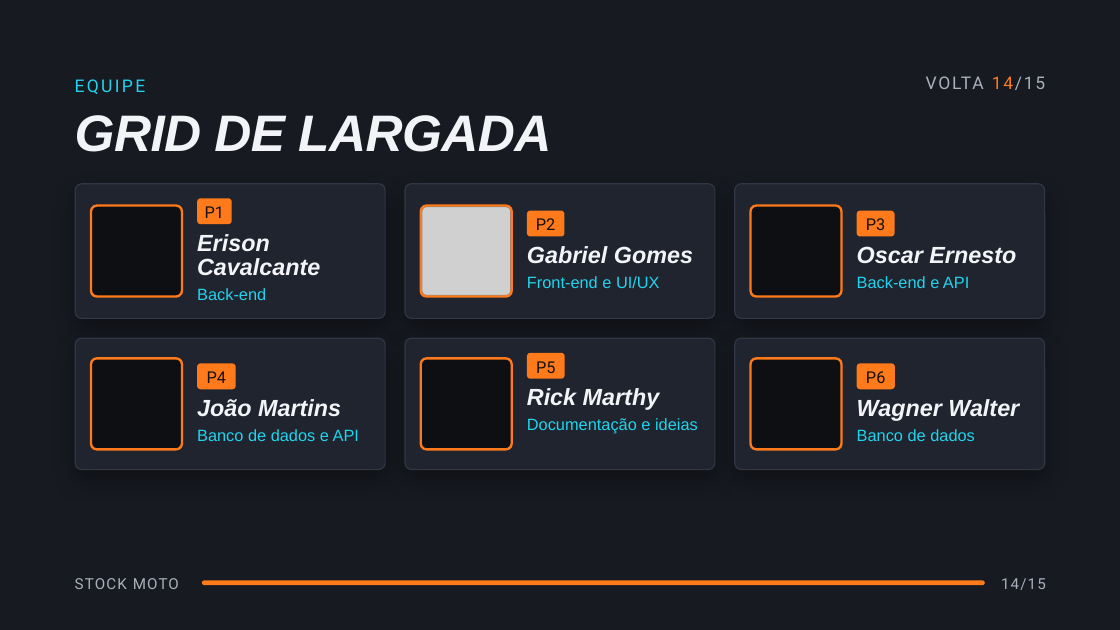
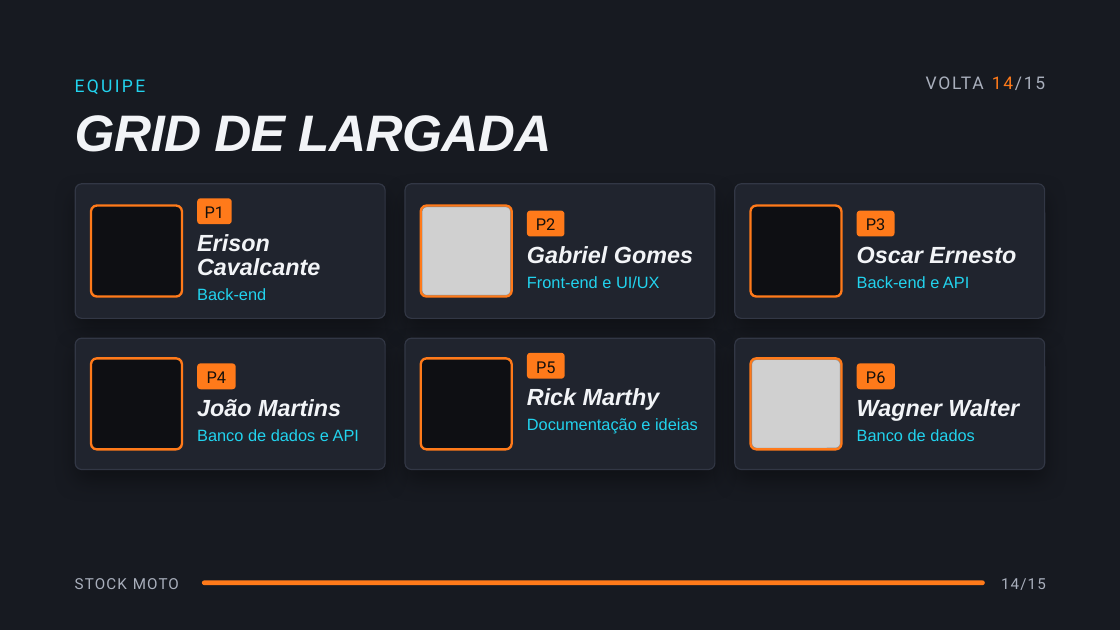
Before and after one commit to gabrielgomes2171-web/Stock-Moto-App, a slide deck: slide 14 of apresentacao/Stock Moto - Apresentacao com QR code.pptx. Drawn at 1120x630 pixels with LibreOffice and Linux fonts; fonts in the diff are those of the drawing; grey boxes stand for pictures; background and template pictures are left out. Boxes give left, top, right and bottom in pixels: in the first picture for what was removed or moved away, otherwise in the second. Text is boxed around its words. In the diff, an @@ line names an element or a change of style, - is before the commit and + after.

```diff
--- a/apresentacao/Stock Moto - Apresentacao com QR code.pptx
+++ b/apresentacao/Stock Moto - Apresentacao com QR code.pptx
@@ rounded rectangle at [751, 359, 842, 450]: fill #0E0F13 to none @@
@@ picture added at [752, 360, 841, 449] @@
```
